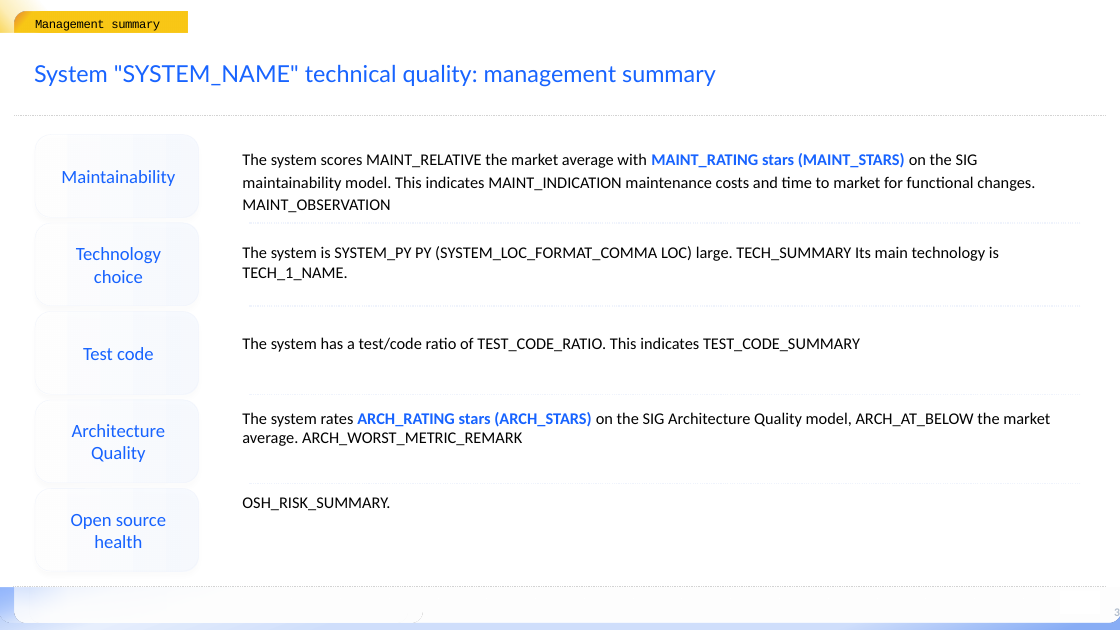
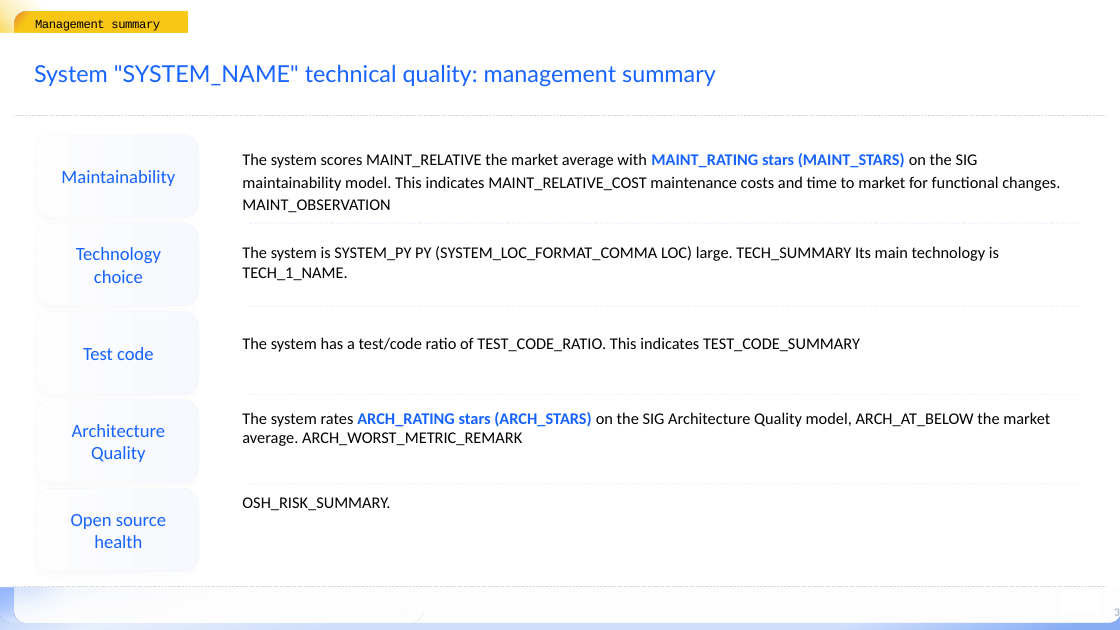
Before and after one commit to Software-Improvement-Group/sigrid-integrations, a slide deck: slide 3 of report-generator/src/report_generator/presets/templates/system-summary.pptx. Drawn at 1120x630 pixels with LibreOffice and Linux fonts; fonts in the diff are those of the drawing; background and template pictures are left out. Boxes give left, top, right and bottom in pixels: in the first picture for what was removed or moved away, otherwise in the second. Text is boxed around its words. In the diff, an @@ line names an element or a change of style, - is before the commit and + after.

Commit message:
Update system-summary

```diff
--- a/report-generator/src/report_generator/presets/templates/system-summary.pptx
+++ b/report-generator/src/report_generator/presets/templates/system-summary.pptx
@@ text at [242, 153, 1060, 213]: text changed @@
-The system scores MAINT_RELATIVE the market average with MAINT_RATING stars (MAINT_STARS) on the SIG maintainability model. This indicates MAINT_INDICATION maintenance costs and time to market for functional changes. MAINT_OBSERVATION
+The system scores MAINT_RELATIVE the market average with MAINT_RATING stars (MAINT_STARS) on the SIG maintainability model. This indicates MAINT_RELATIVE_COST maintenance costs and time to market for functional changes. MAINT_OBSERVATION
```
Also in this commit, not shown: 3 other slides changed.
